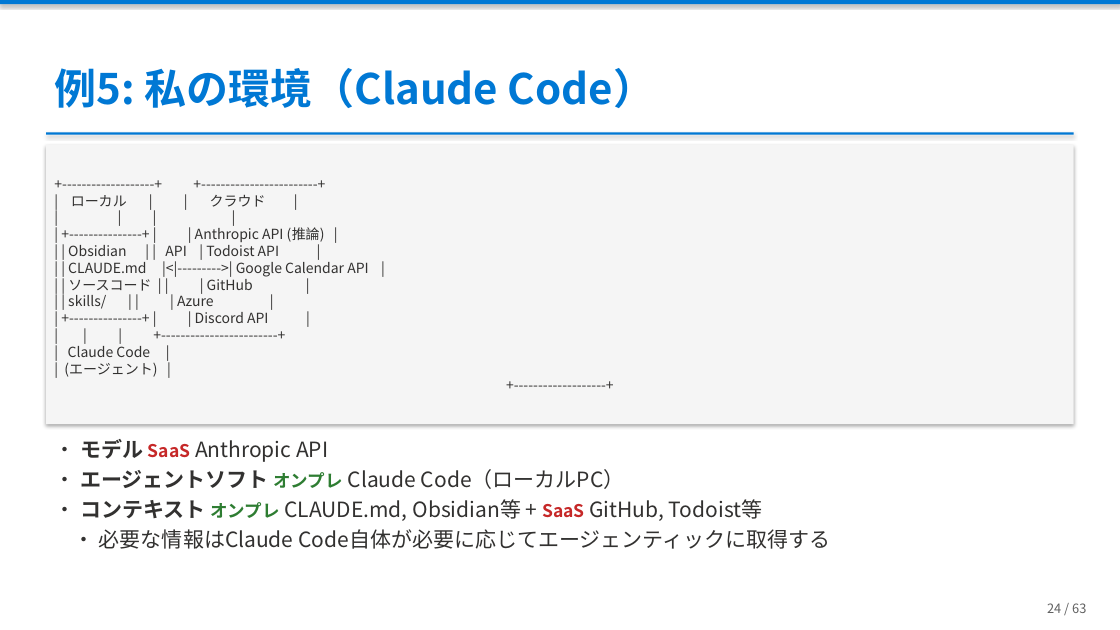
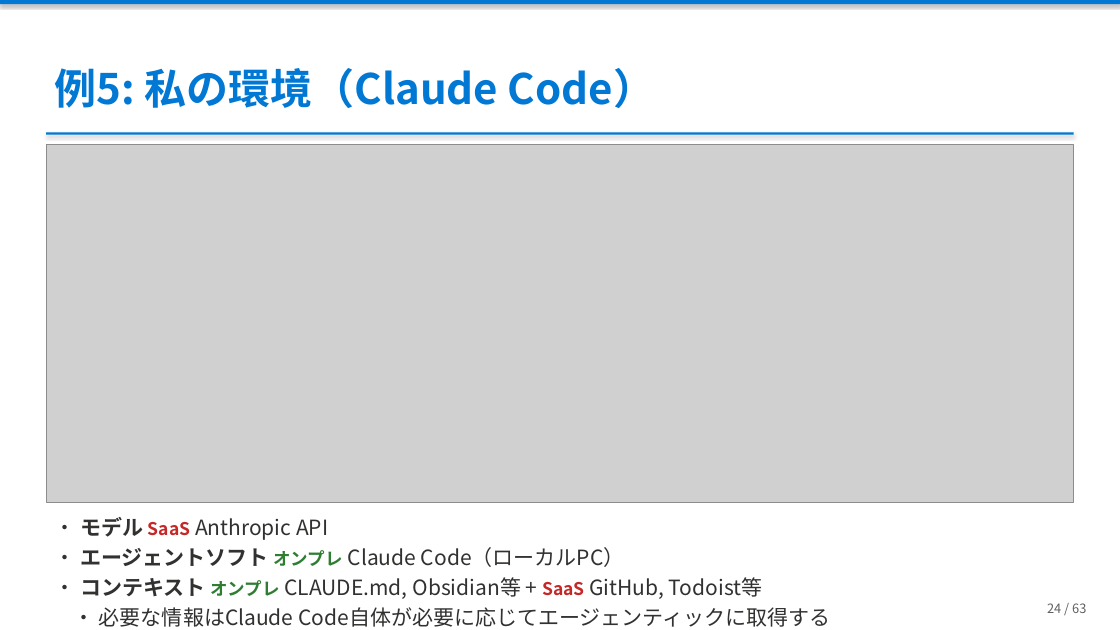
Before and after one commit to ebibibi/presentations, a slide deck: slide 24 of HCCJP_71/AI時代の「本当の」ハイブリッドクラウド — エージェントが実現した、あの頃の夢.pptx. Drawn at 1120x630 pixels with LibreOffice and Linux fonts; fonts in the diff are those of the drawing; grey boxes stand for pictures. Boxes give left, top, right and bottom in pixels: in the first picture for what was removed or moved away, otherwise in the second. Text is boxed around its words. In the diff, an @@ line names an element or a change of style, - is before the commit and + after.

```diff
--- a/HCCJP_71/AI時代の「本当の」ハイブリッドクラウド — エージェントが実現した、あの頃の夢.pptx
+++ b/HCCJP_71/AI時代の「本当の」ハイブリッドクラウド — エージェントが実現した、あの頃の夢.pptx
@@ rectangle removed at (46,145,1074,425) @@
-+-------------------+ +------------------------+
-| ローカル | | クラウド |
-| | | |
-| +---------------+ | | Anthropic API (推論) |
-| | Obsidian | | API | Todoist API |
-| | CLAUDE.md |<|--------->| Google Calendar API |
-| | ソースコード | | | GitHub |
-| | skills/ | | | Azure |
-| +---------------+ | | Discord API |
-| | | +------------------------+
-| Claude Code |
-| (エージェント) |
-+-------------------+
@@ picture added at (46,145,1074,502) @@
@@ text "• モデル SaaS Anthropic API": place and size @@
-text "• モデル SaaS Anthropic API" at (80,439,830,549)
+text "• モデル SaaS Anthropic API" at (80,517,830,627)
```
Also in this commit, not shown: 8 other slides changed, 1 other file.
